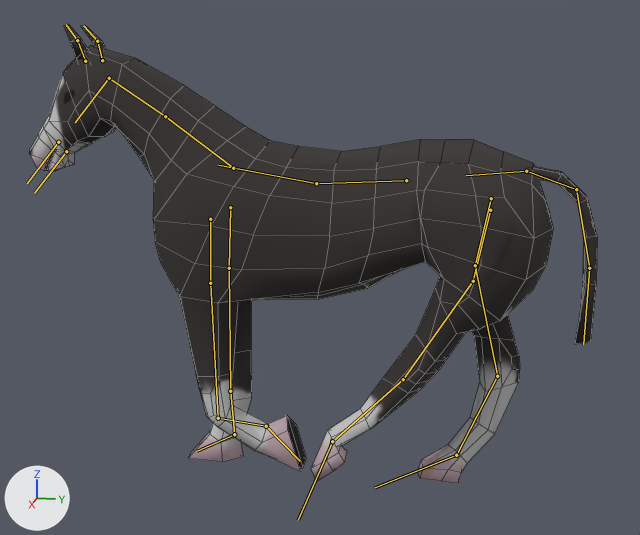
What one commit did to the FBX model FBX/Horse_Walk.fbx.
Before and after are seen from a camera (50 mm lens) standing at (3.51, 0.58, 1.82) and looking at (-0.02, -0.12, 0.94). Lighting does not change. The marker at lower left points along +X, +Y and +Z. Both versions are drawn at frame 36 of the action 'Horse_Walk'; the numbers are the values there. The bones that bend it are drawn over the model as lines. Mesh edges are drawn as thin lines.

In view in the first picture: 'MESH_Horse'.
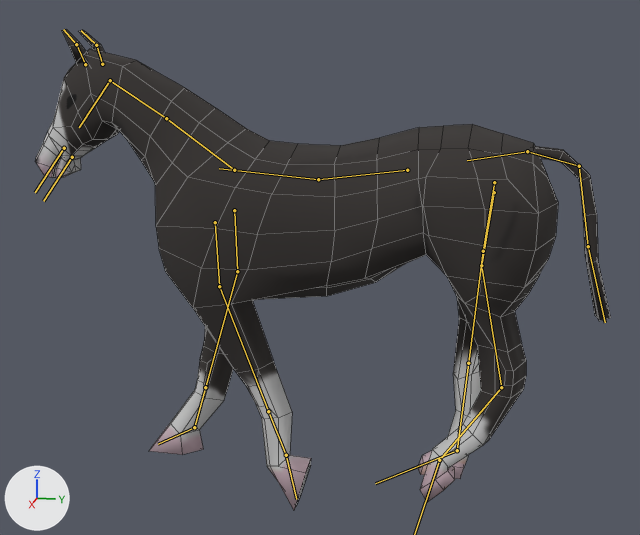
What changed in the scene script:
```text
Change bone_def_spine1:
    where bone_def_spine1 = bpy.data.objects['Bip01'].pose.bones['DEF_Spine1']
    bone_def_spine1.location: (0.0, 0.0, 0.0) -> (0.0, -0.008, -0.075)
    bone_def_spine1.rotation_quaternion: (1.0, 0.0, 0.0, 0.0) -> (0.999, 0.036, 0.0, 0.0)  # degrees (0, 0, 0) -> degrees (4, 0, 0)
Change bone_def_neck1:
    where bone_def_neck1 = bpy.data.objects['Bip01'].pose.bones['DEF_Neck1']  # child of 'DEF_Spine3'
    bone_def_neck1.rotation_quaternion: (0.997, -0.078, 0.0, 0.0) -> (0.999, -0.043, 0.0, 0.0)  # degrees (-9, 0, 0) -> degrees (-5, 0, 0)
Change bone_def_head:
    where bone_def_head = bpy.data.objects['Bip01'].pose.bones['DEF_Head']  # child of 'DEF_Neck2'
    bone_def_head.rotation_quaternion: (1.0, -0.002, 0.0, 0.0) -> (0.999, -0.036, 0.0, 0.0)  # degrees (0, 0, 0) -> degrees (-4, 0, 0)
Change bone_def_radius_l:
    where bone_def_radius_l = bpy.data.objects['Bip01'].pose.bones['DEF_Radius.L']  # child of 'DEF_Shoulder.L'
    bone_def_radius_l.rotation_quaternion: (0.998, 0.035, 0.014, -0.054) -> (0.989, 0.146, 0.005, 0.005)  # degrees (4, 2, -6) -> degrees (17, 0, 1)
Change bone_def_frontcannon_l:
    where bone_def_frontcannon_l = bpy.data.objects['Bip01'].pose.bones['DEF_FrontCannon.L']  # child of 'DEF_Radius.L'
    bone_def_frontcannon_l.rotation_quaternion: (0.825, 0.526, 0.0, 0.207) -> (0.999, -0.048, 0.0, -0.019)  # degrees (63, -13, 20) -> degrees (-5, 0, -2)
Change bone_def_fronthoof_l:
    where bone_def_fronthoof_l = bpy.data.objects['Bip01'].pose.bones['DEF_FrontHoof.L']  # child of 'DEF_FrontCannon.L'
    bone_def_fronthoof_l.rotation_quaternion: (0.926, 0.33, 0.044, -0.178) -> (0.871, 0.491, -0.014, 0.009)  # degrees (37, 11, -18) -> degrees (59, -2, 0)
Change bone_def_radius_r:
    where bone_def_radius_r = bpy.data.objects['Bip01'].pose.bones['DEF_Radius.R']  # child of 'DEF_Shoulder.R'
    bone_def_radius_r.rotation_quaternion: (1.0, 0.0, -0.003, 0.0) -> (0.985, -0.17, -0.002, -0.007)  # degrees (0, 0, 0) -> degrees (-20, 0, -1)
Change bone_def_frontcannon_r:
    where bone_def_frontcannon_r = bpy.data.objects['Bip01'].pose.bones['DEF_FrontCannon.R']  # child of 'DEF_Radius.R'
    bone_def_frontcannon_r.rotation_quaternion: (1.0, 0.0, 0.0, 0.0) -> (0.999, -0.048, 0.0, 0.019)  # degrees (0, 0, 0) -> degrees (-5, 0, 2)
Change bone_def_fronthoof_r:
    where bone_def_fronthoof_r = bpy.data.objects['Bip01'].pose.bones['DEF_FrontHoof.R']  # child of 'DEF_FrontCannon.R'
    bone_def_fronthoof_r.rotation_quaternion: (1.0, 0.0, 0.001, 0.003) -> (0.983, 0.181, 0.012, -0.01)  # degrees (0, 0, 0) -> degrees (21, 2, -1)
Change bone_def_tail2:
    where bone_def_tail2 = bpy.data.objects['Bip01'].pose.bones['DEF_Tail2']  # child of 'DEF_Tail1'
    bone_def_tail2.rotation_quaternion: (1.0, 0.0, 0.0, 0.0) -> (0.998, -0.062, 0.0, 0.0)  # degrees (0, 0, 0) -> degrees (-7, 0, 0)
Change bone_def_tail3:
    where bone_def_tail3 = bpy.data.objects['Bip01'].pose.bones['DEF_Tail3']  # child of 'DEF_Tail2'
    bone_def_tail3.rotation_quaternion: (1.0, 0.0, 0.0, 0.0) -> (0.986, 0.168, 0.0, 0.0)  # degrees (0, 0, 0) -> degrees (19, 0, 0)
Change bone_def_gaskin_l:
    where bone_def_gaskin_l = bpy.data.objects['Bip01'].pose.bones['DEF_Gaskin.L']  # child of 'DEF_Pelvis.L'
    bone_def_gaskin_l.rotation_quaternion: (0.879, -0.476, -0.011, -0.018) -> (0.988, -0.152, 0.014, -0.04)  # degrees (-57, -2, -1) -> degrees (-18, 1, -5)
Change bone_def_rearcannon_l:
    where bone_def_rearcannon_l = bpy.data.objects['Bip01'].pose.bones['DEF_RearCannon.L']  # child of 'DEF_Gaskin.L'
    bone_def_rearcannon_l.rotation_quaternion: (0.994, 0.107, 0.0, -0.006) -> (0.982, -0.187, 0.0, 0.011)  # degrees (12, 0, -1) -> degrees (-22, 0, 1)
Change bone_def_rearhoof_l:
    where bone_def_rearhoof_l = bpy.data.objects['Bip01'].pose.bones['DEF_RearHoof.L']  # child of 'DEF_RearCannon.L'
    bone_def_rearhoof_l.rotation_quaternion: (0.741, 0.671, -0.014, 0.028) -> (0.755, 0.654, -0.035, -0.004)  # degrees (84, -3, 1) -> degrees (82, -3, -3)
Change bone_def_gaskin_r:
    where bone_def_gaskin_r = bpy.data.objects['Bip01'].pose.bones['DEF_Gaskin.R']  # child of 'DEF_Pelvis.R'
    bone_def_gaskin_r.rotation_quaternion: (0.995, -0.1, -0.001, 0.001) -> (0.957, -0.289, 0.017, -0.012)  # degrees (-11, 0, 0) -> degrees (-34, 1, -2)
Change bone_def_rearcannon_r:
    where bone_def_rearcannon_r = bpy.data.objects['Bip01'].pose.bones['DEF_RearCannon.R']  # child of 'DEF_Gaskin.R'
    bone_def_rearcannon_r.rotation_quaternion: (0.995, -0.101, 0.0, -0.006) -> (0.977, 0.214, 0.0, 0.013)  # degrees (-12, 0, -1) -> degrees (25, 0, 1)
Change bone_def_rearhoof_r:
    where bone_def_rearhoof_r = bpy.data.objects['Bip01'].pose.bones['DEF_RearHoof.R']  # child of 'DEF_RearCannon.R'
    bone_def_rearhoof_r.rotation_quaternion: (0.98, 0.2, -0.003, 0.0) -> (0.999, 0.041, -0.005, -0.018)  # degrees (23, 0, 0) -> degrees (5, -1, -2)
```

Where the change shows, as pixel boxes (x1, y1, x2, y2) in the pictures (640 x 535 px):
'MESH_Horse', posed: before (29, 24, 597, 483); after (35, 29, 611, 510)
bone 'DEF_Spine1', root to tip: before (526, 171) to (466, 175); after (527, 151) to (467, 160)
bone 'DEF_Neck1', root to tip: before (233, 168) to (165, 116); after (234, 170) to (166, 118)
bone 'DEF_Head', root to tip: before (109, 78) to (75, 122); after (110, 80) to (79, 127)
bone 'DEF_Radius.L', root to tip: before (210, 283) to (218, 418); after (219, 286) to (268, 411)
bone 'DEF_FrontCannon.L', root to tip: before (218, 418) to (266, 426); after (268, 411) to (286, 455)
bone 'DEF_FrontHoof.L', root to tip: before (266, 426) to (300, 461); after (286, 455) to (296, 499)
bone 'DEF_Radius.R', root to tip: before (229, 268) to (230, 391); after (237, 271) to (205, 387)
bone 'DEF_FrontCannon.R', root to tip: before (230, 391) to (234, 434); after (205, 387) to (194, 427)
bone 'DEF_FrontHoof.R', root to tip: before (234, 434) to (197, 451); after (194, 427) to (158, 444)
bone 'DEF_Tail2', root to tip: before (576, 189) to (589, 268); after (579, 166) to (588, 246)
bone 'DEF_Tail3', root to tip: before (589, 268) to (583, 344); after (588, 246) to (605, 322)
bone 'DEF_Gaskin.L', root to tip: before (473, 281) to (403, 379); after (481, 265) to (501, 387)
bone 'DEF_RearCannon.L', root to tip: before (403, 379) to (332, 441); after (501, 387) to (439, 460)
bone 'DEF_Gaskin.R', root to tip: before (475, 265) to (497, 376); after (483, 251) to (468, 363)
bone 'DEF_RearCannon.R', root to tip: before (497, 376) to (456, 455); after (468, 363) to (457, 450)
bone 'DEF_RearHoof.R', root to tip: before (456, 455) to (375, 487); after (457, 450) to (375, 483)
